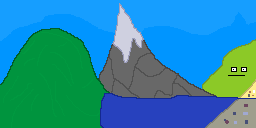
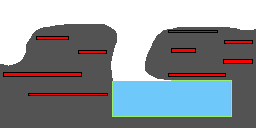
Layer changes from the first 256 x 128 image to the second:
painted on "Paint Layer 1" over bbox(0, 0, 256, 128)
